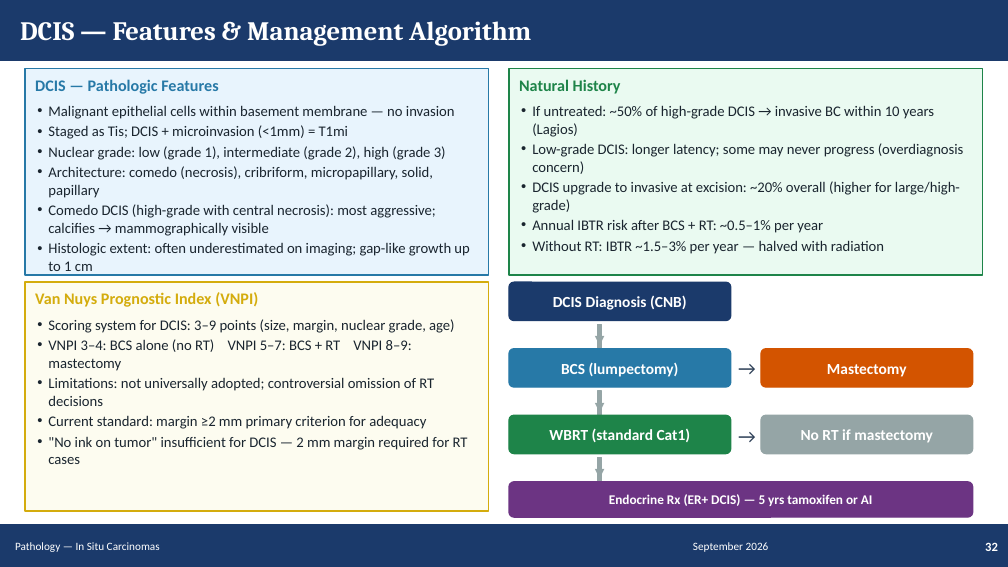
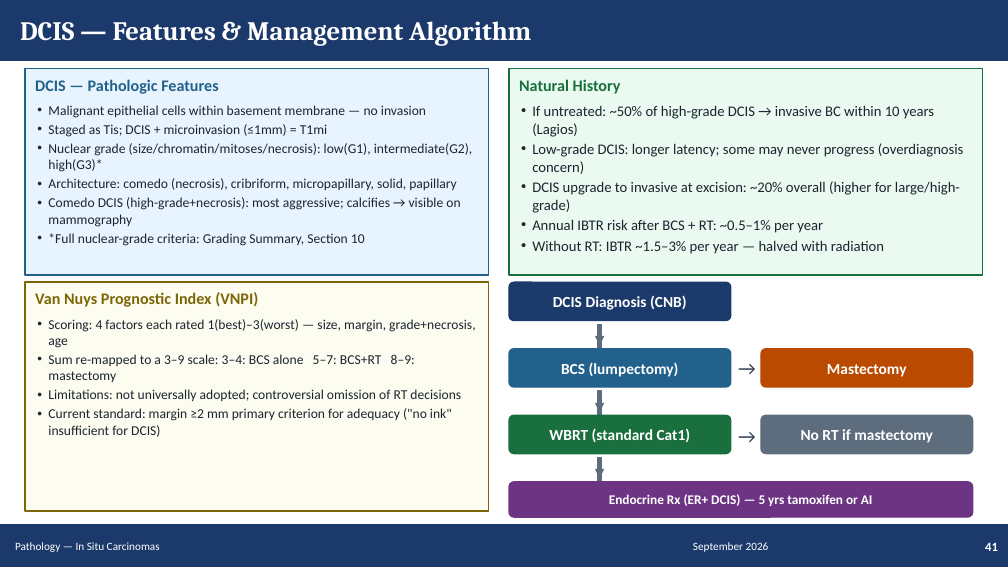
Before and after one commit to Muluamlak/Phone, a slide deck: slide 41 of BreastCancer_Management_Enhanced.pptx (slide 32 before the commit). Drawn at 1008x567 pixels with LibreOffice and Linux fonts; fonts in the diff are those of the drawing. Boxes give left, top, right and bottom in pixels: in the first picture for what was removed or moved away, otherwise in the second. Text is boxed around its words. In the diff, an @@ line names an element or a change of style, - is before the commit and + after.

```diff
--- a/BreastCancer_Management_Enhanced.pptx
+++ b/BreastCancer_Management_Enhanced.pptx
@@ rectangle at (25,69,489,275): outline #2779A7 1 pt to #21618C 1 pt @@
@@ text "DCIS — Pathologic Features" at (35,79,218,94): text colour #2779A7 to #21618C @@
@@ rectangle at (509,69,983,275): outline #1E8449 1 pt to #196F3D 1 pt @@
@@ text "Natural History" at (519,79,621,94): text colour #1E8449 to #196F3D @@
@@ text at (48,105,457,190): size 10.5 to 9.7 pt in "Malignant epithelial cells within basement membrane — ...", "Architecture: comedo (necrosis), cribriform, micropapillary, ..." @@
@@ text at (48,124,472,172): text changed; size 10.5 to 9.7 pt @@
-• Staged as Tis; DCIS + microinvasion (<1mm) = T1mi
-• Nuclear grade: low (grade 1), intermediate (grade 2), high (grade 3)
+• Staged as Tis; DCIS + microinvasion (≤1mm) = T1mi
+• Nuclear grade (size/chromatin/mitoses/necrosis): low(G1), intermediate(G2), high(G3)*
@@ text at (48,197,460,246): text changed; size 10.5 to 9.7 pt @@
-• Comedo DCIS (high-grade with central necrosis): most aggressive; calcifies → mammographically visible
-• Histologic extent: often underestimated on imaging; gap-like growth up to 1 cm
+• Comedo DCIS (high-grade+necrosis): most aggressive; calcifies → visible on mammography
+• *Full nuclear-grade criteria: Grading Summary, Section 10
@@ rectangle at (25,282,489,511): outline #D4AC0D 1 pt to #7D6608 1 pt @@
@@ text "Van Nuys Prognostic Index (VNPI)" at (35,292,258,307): text colour #D4AC0D to #7D6608 @@
@@ text at (48,319,475,382): text changed; size 10.5 to 9.7 pt @@
-• Scoring system for DCIS: 3–9 points (size, margin, nuclear grade, age)
-• VNPI 3–4: BCS alone (no RT) VNPI 5–7: BCS + RT VNPI 8–9: mastectomy
+• Scoring: 4 factors each rated 1(best)–3(worst) — size, margin, grade+necrosis, age
+• Sum re-mapped to a 3–9 scale: 3–4: BCS alone 5–7: BCS+RT 8–9: mastectomy
@@ rounded rectangle at (509,349,731,387): fill #2779A7 to #21618C; outline #2779A7 1 pt to #21618C 1 pt @@
@@ rounded rectangle at (761,349,973,387): fill #D35400 to #BA4A00; outline #D35400 1 pt to #BA4A00 1 pt @@
@@ text at (48,389,461,401): size 10.5 to 9.7 pt in "Limitations: not universally adopted; controversial omission ..." @@
@@ text at (48,408,452,437): text changed; size 10.5 to 9.7 pt @@
-• Current standard: margin ≥2 mm primary criterion for adequacy
-• "No ink on tumor" insufficient for DCIS — 2 mm margin required for RT cases
+• Current standard: margin ≥2 mm primary criterion for adequacy ("no ink" insufficient for DCIS)
@@ rounded rectangle at (509,415,731,454): fill #1E8449 to #196F3D; outline #1E8449 1 pt to #196F3D 1 pt @@
@@ text colour #95A5A6 to #5D6D7E in 3 elements at (580,330,620,350), (580,396,620,416), (580,463,620,483) @@
@@ fill #95A5A6 to #5D6D7E; outline #95A5A6 1 pt to #5D6D7E 1 pt in 4 elements at (598,325,602,350), (598,391,602,416), (761,415,973,454), (598,458,602,483) @@
@@ text at (985,542,998,551): text changed @@
-32
+41
```
Also in this commit, not shown: 72 other slides changed, 21 slides added.
